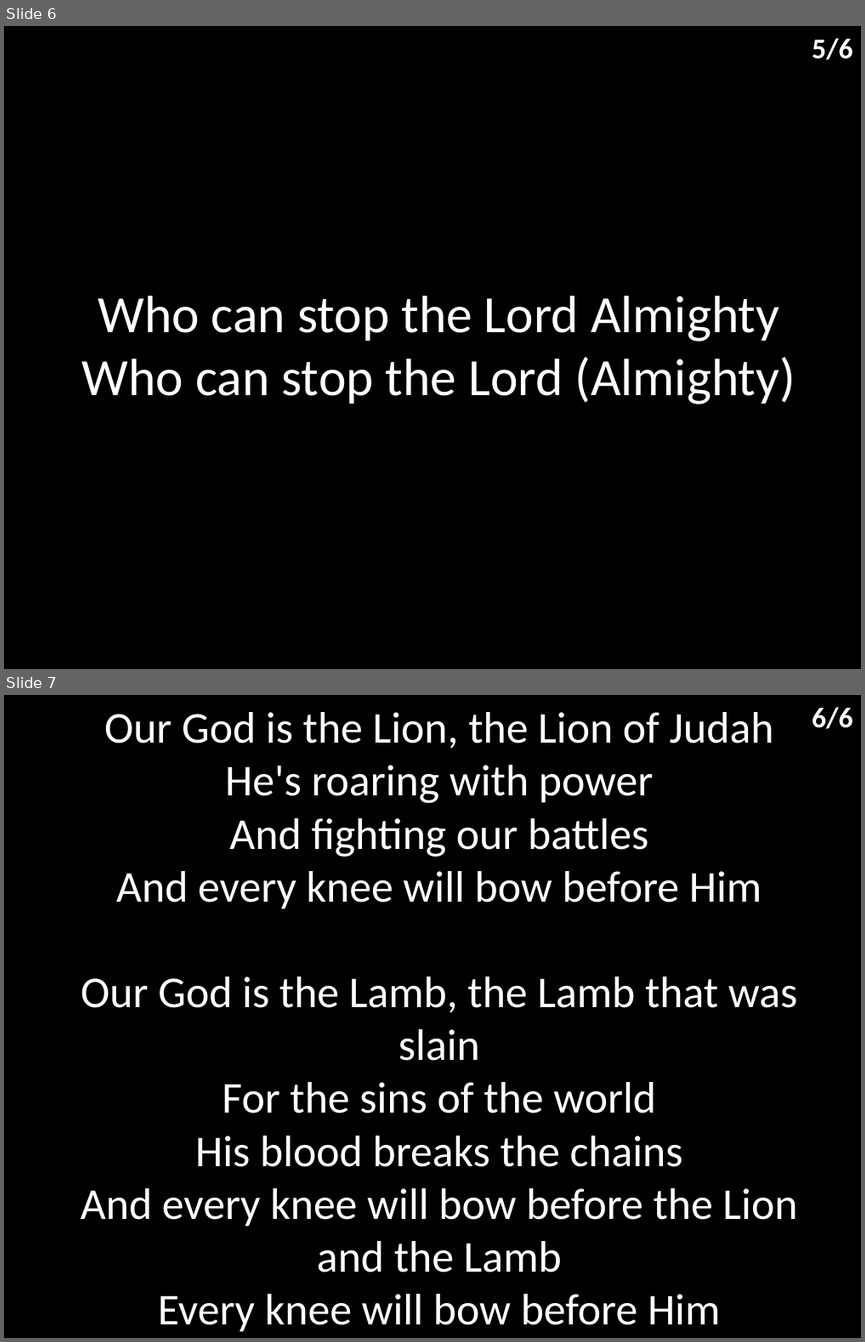
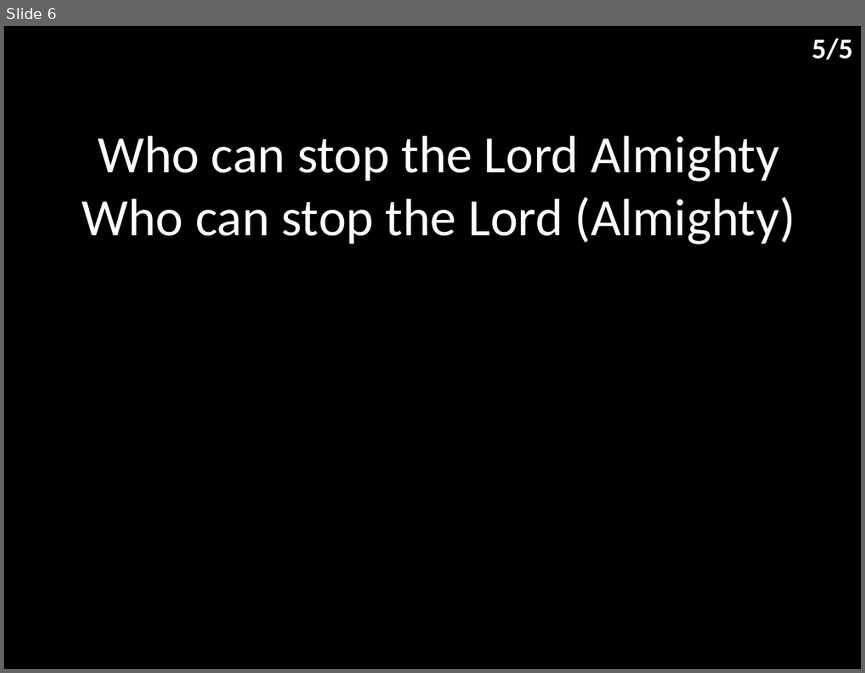
Before and after one commit to hoo-are-ya/worship, a slide deck: docs/songs/the lion and the lamb.pptx. Shown one above the other, each under a label of ours: slides 6 and 7 before the commit, slide 6 after it. The pictures are 865x1342 and 865x673 pixels, drawn with LibreOffice and Linux fonts; fonts in the diff are those of the drawing. Boxes give left, top, right and bottom in pixels: in the first picture for what was removed or moved away, otherwise in the second. Text is boxed around its words. In the diff, an @@ line names an element or a change of style, - is before the commit and + after.

```diff
--- a/docs/songs/the lion and the lamb.pptx
+++ b/docs/songs/the lion and the lamb.pptx
@@ slide 7 removed at (4, 695, 861, 1338), background #000000 @@
@@ subtitle removed at (80, 712, 797, 1272) @@
-Our God is the Lion, the Lion of Judah
-He's roaring with power
-And fighting our battles
-And every knee will bow before Him
-Our God is the Lamb, the Lamb that was slain
-For the sins of the world
-His blood breaks the chains
-And every knee will bow before the Lion and the Lamb
-Every knee will bow before Him
@@ text removed at (812, 707, 852, 729) @@
-6/6
@@ slide 6 changed as well @@
@@ subtitle "Who can stop the Lord ...": place and size @@
-subtitle "Who can stop the Lord ..." at (82, 295, 795, 404)
+subtitle "Who can stop the Lord ..." at (82, 136, 795, 244)
@@ text at (812, 38, 852, 60): text changed @@
-5/6
+5/5
```
Also in this commit, not shown: 5 other slides changed, 5 other files.
